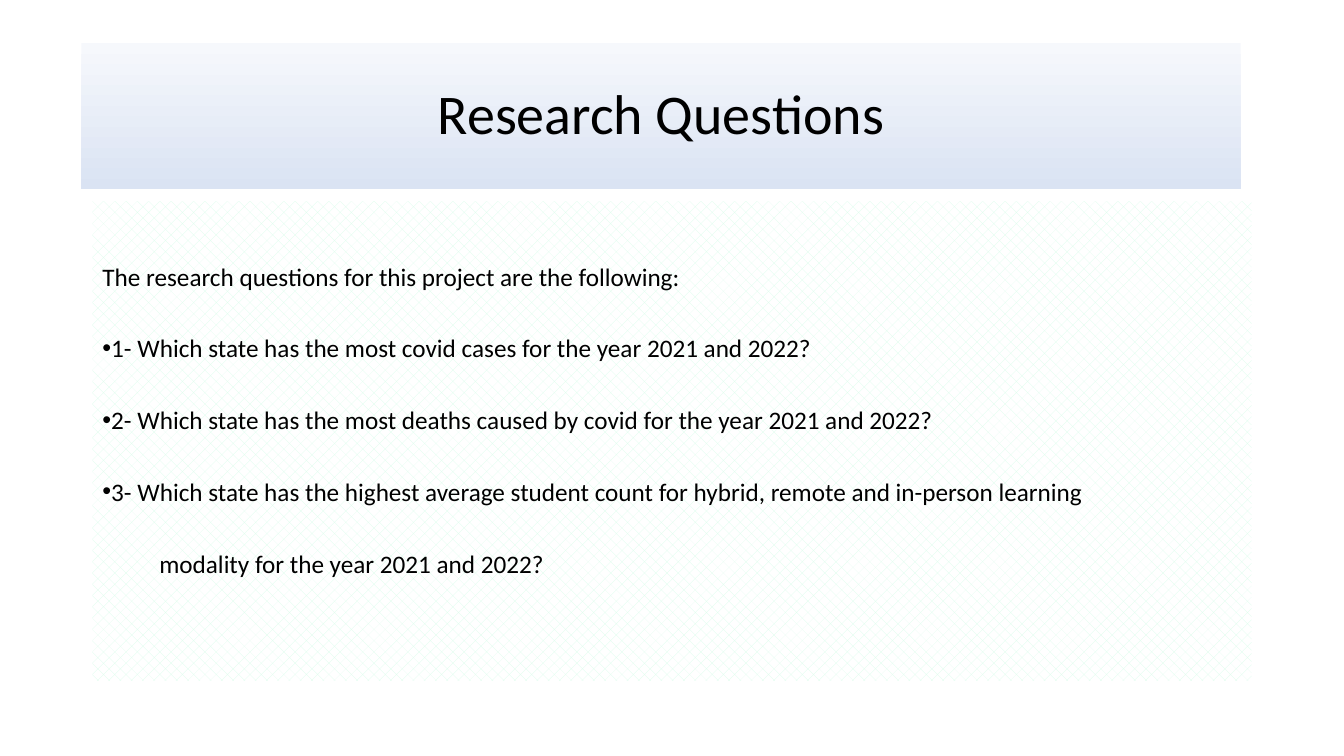
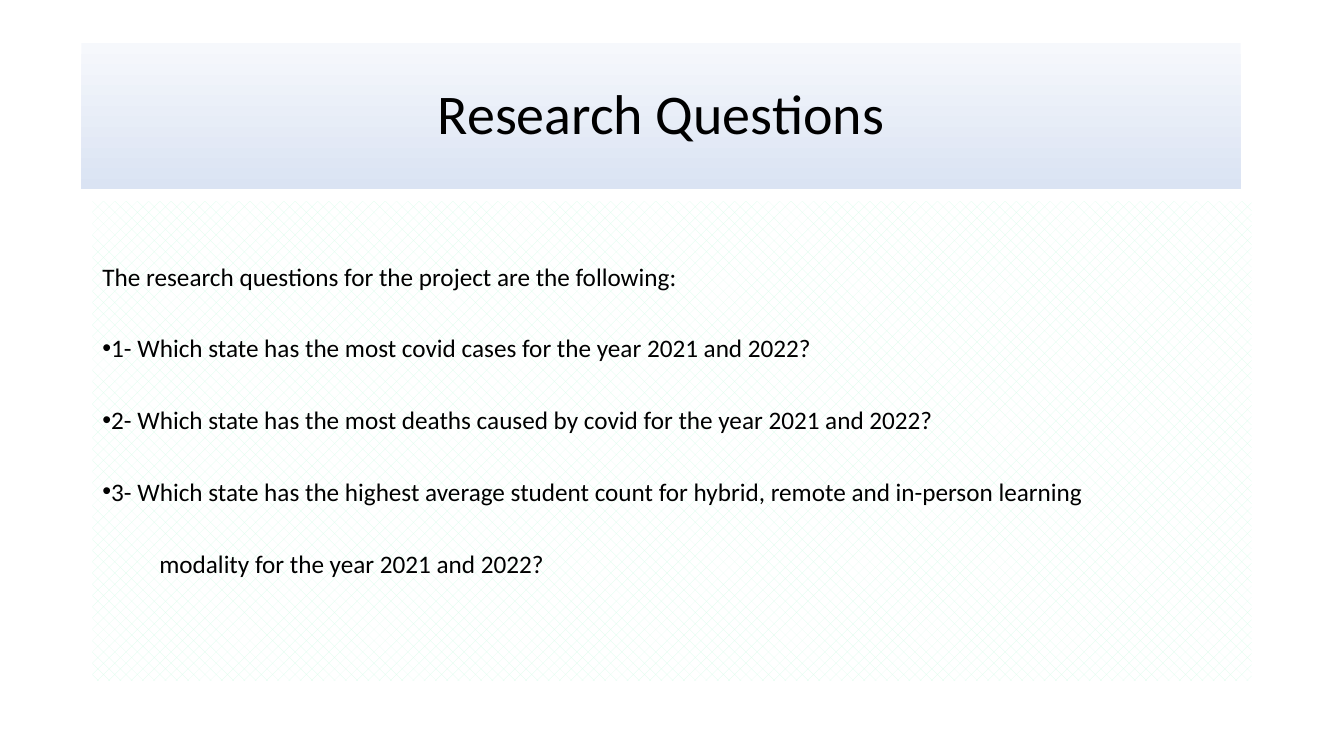
Before and after one commit to uzmabb182/Data602_Assignments, a slide deck: slide 3 of Final_Project_Data_602/Presentation_Data_602.pptx. Drawn at 1344x756 pixels with LibreOffice and Linux fonts; fonts in the diff are those of the drawing. Boxes give left, top, right and bottom in pixels: in the first picture for what was removed or moved away, otherwise in the second. Text is boxed around its words. In the diff, an @@ line names an element or a change of style, - is before the commit and + after.

```diff
--- a/Final_Project_Data_602/Presentation_Data_602.pptx
+++ b/Final_Project_Data_602/Presentation_Data_602.pptx
@@ text at bbox=[102, 268, 677, 291]: text changed @@
-The research questions for this project are the following:
+The research questions for the project are the following:
```
Also in this commit, not shown: 6 other slides changed, 4 slides added, 1 slide removed, 1 other file.
